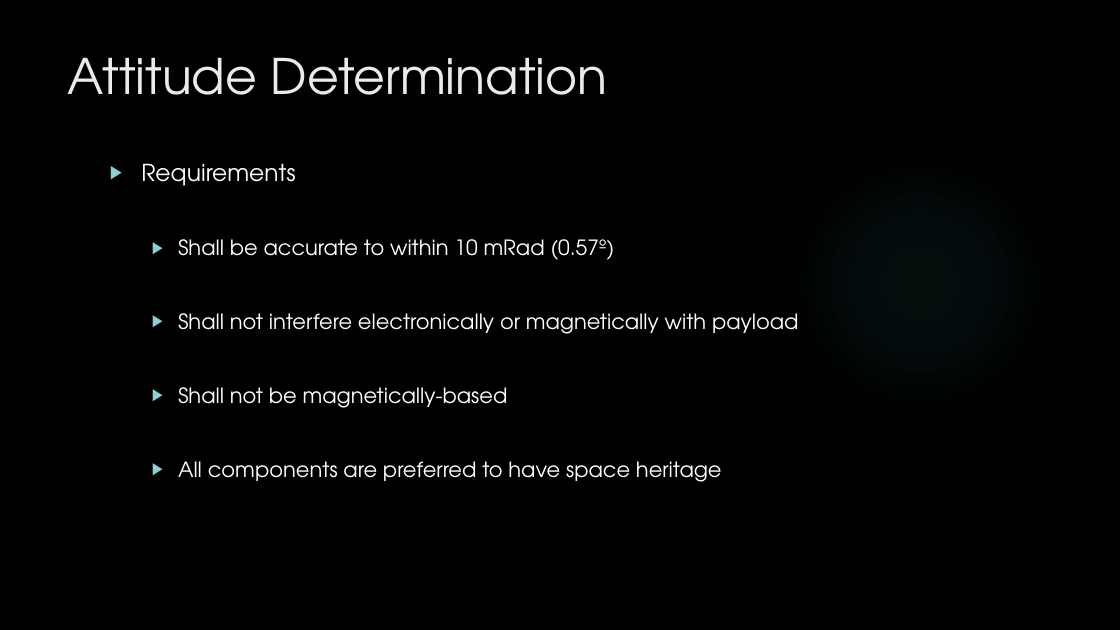
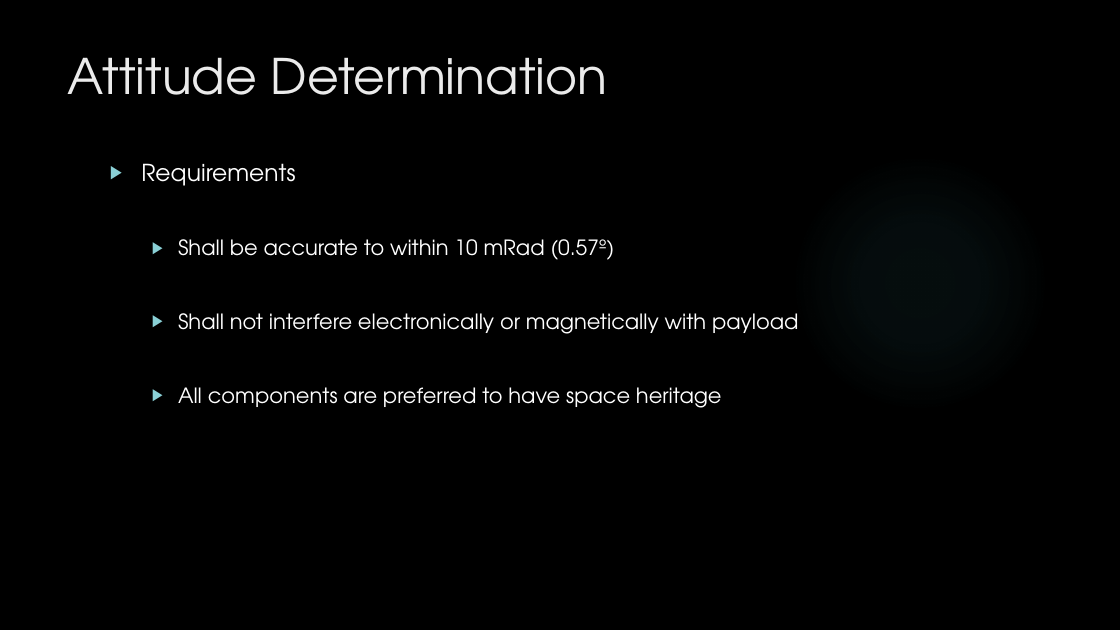
Before and after one commit to HASP-UMN/CubeSat, a slide deck: slide 14 of Presentations/PDR_Presentation.pptx. Drawn at 1120x630 pixels with LibreOffice and Linux fonts; fonts in the diff are those of the drawing; background and template pictures are left out. Boxes give left, top, right and bottom in pixels: in the first picture for what was removed or moved away, otherwise in the second. Text is boxed around its words. In the diff, an @@ line names an element or a change of style, - is before the commit and + after.

```diff
--- a/Presentations/PDR_Presentation.pptx
+++ b/Presentations/PDR_Presentation.pptx
@@ text at <box>178,387,508,408</box>: paragraph removed @@
-  ▶ Shall not be magnetically-based
```
Also in this commit, not shown: 6 other slides changed, 1 slide added, 1 slide removed, 3 other files.
